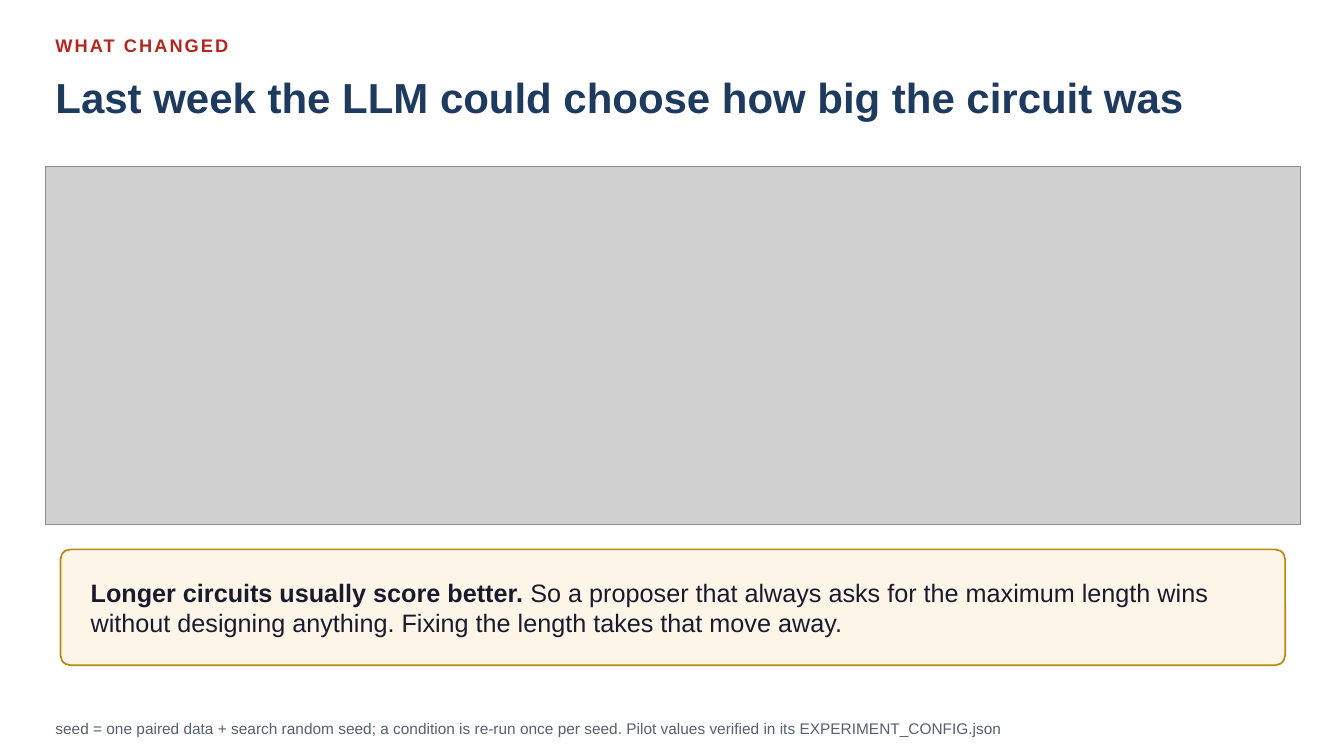
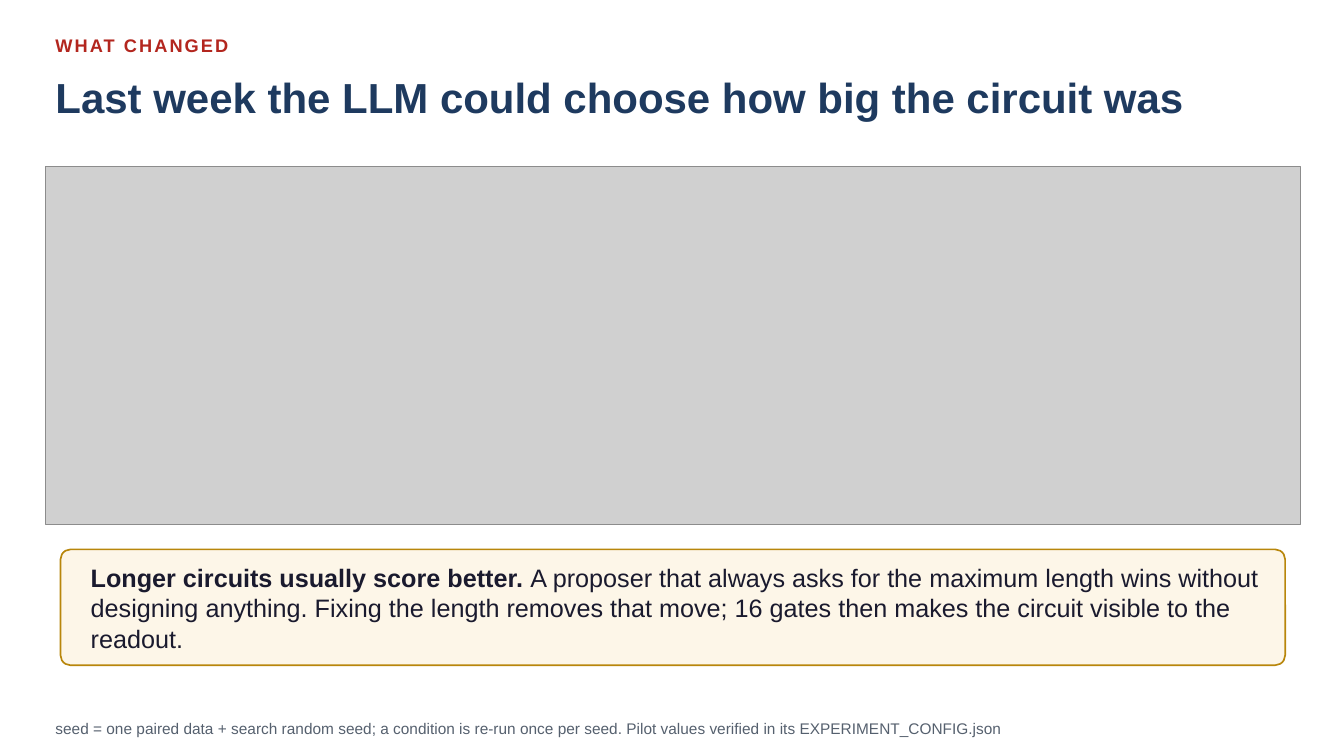
Before and after one commit to dorakingx/llm-vqc, a slide deck: slide 2 of docs/presentation/mini5/20260731_GSoC_mini5.pptx. Drawn at 1344x756 pixels with LibreOffice and Linux fonts; fonts in the diff are those of the drawing; grey boxes stand for pictures. Boxes give left, top, right and bottom in pixels: in the first picture for what was removed or moved away, otherwise in the second. Text is boxed around its words. In the diff, an @@ line names an element or a change of style, - is before the commit and + after.

```diff
--- a/docs/presentation/mini5/20260731_GSoC_mini5.pptx
+++ b/docs/presentation/mini5/20260731_GSoC_mini5.pptx
@@ text at <box>91,568,1258,649</box>: text changed @@
-Longer circuits usually score better. So a proposer that always asks for the maximum length wins without designing anything. Fixing the length takes that move away.
+Longer circuits usually score better. A proposer that always asks for the maximum length wins without designing anything. Fixing the length removes that move; 16 gates then makes the circuit visible to the readout.
```
Also in this commit, not shown: 3 other slides changed, 1 slide added, 1 slide removed, 12 other files.
